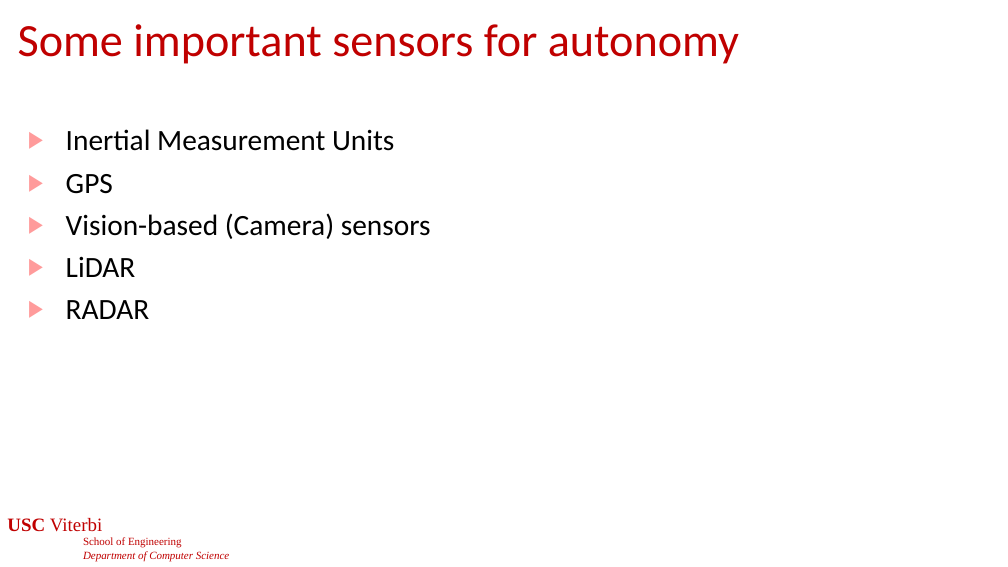
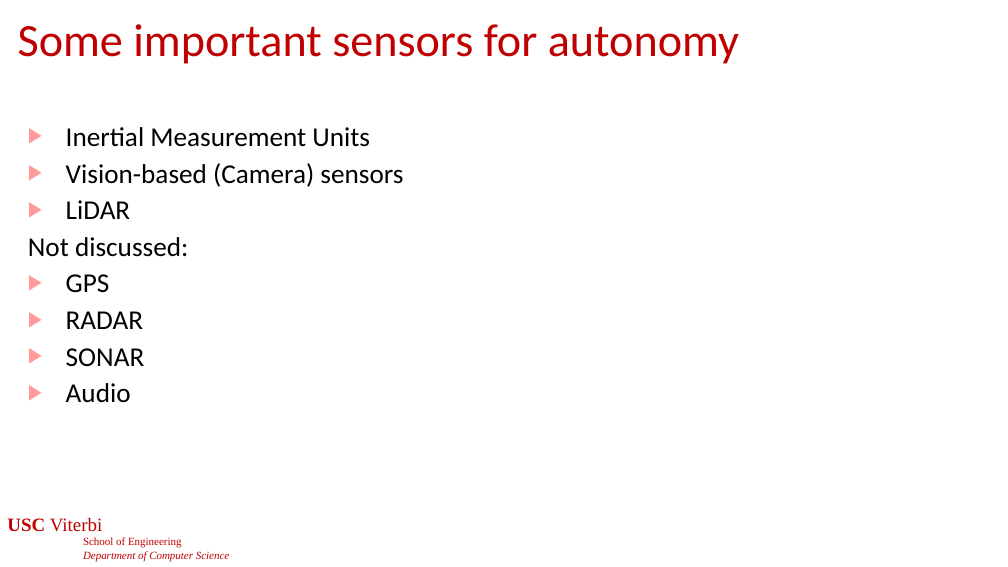
Before and after one commit to jdeshmukh/jdeshmukh.github.io, a slide deck: slide 2 of teaching/cs513slides/lecture11-SensingPerception.pptx (slide 12 before the commit). Drawn at 1008x567 pixels with LibreOffice and Linux fonts; fonts in the diff are those of the drawing; background and template pictures are left out. Boxes give left, top, right and bottom in pixels: in the first picture for what was removed or moved away, otherwise in the second. Text is boxed around its words. In the diff, an @@ line names an element or a change of style, - is before the commit and + after.

```diff
--- a/teaching/cs513slides/lecture11-SensingPerception.pptx
+++ b/teaching/cs513slides/lecture11-SensingPerception.pptx
@@ text at bbox=[66, 127, 403, 329]: size 28 to 25.9 pt in "Inertial Measurement Units", "Vision-based (Camera) sensors", "LiDAR", "RADAR"; line spacing 0.9 to 0.8 @@
@@ text at bbox=[66, 174, 113, 194]: paragraph removed @@
-▶ GPS
@@ text at bbox=[28, 237, 188, 293]: paragraphs added @@
+Not discussed:
+▶ GPS
@@ text at bbox=[66, 348, 145, 403]: paragraphs added @@
+▶ SONAR
+▶ Audio
```
Also in this commit, not shown: 10 other slides changed, 36 slides removed, 3 other files.
